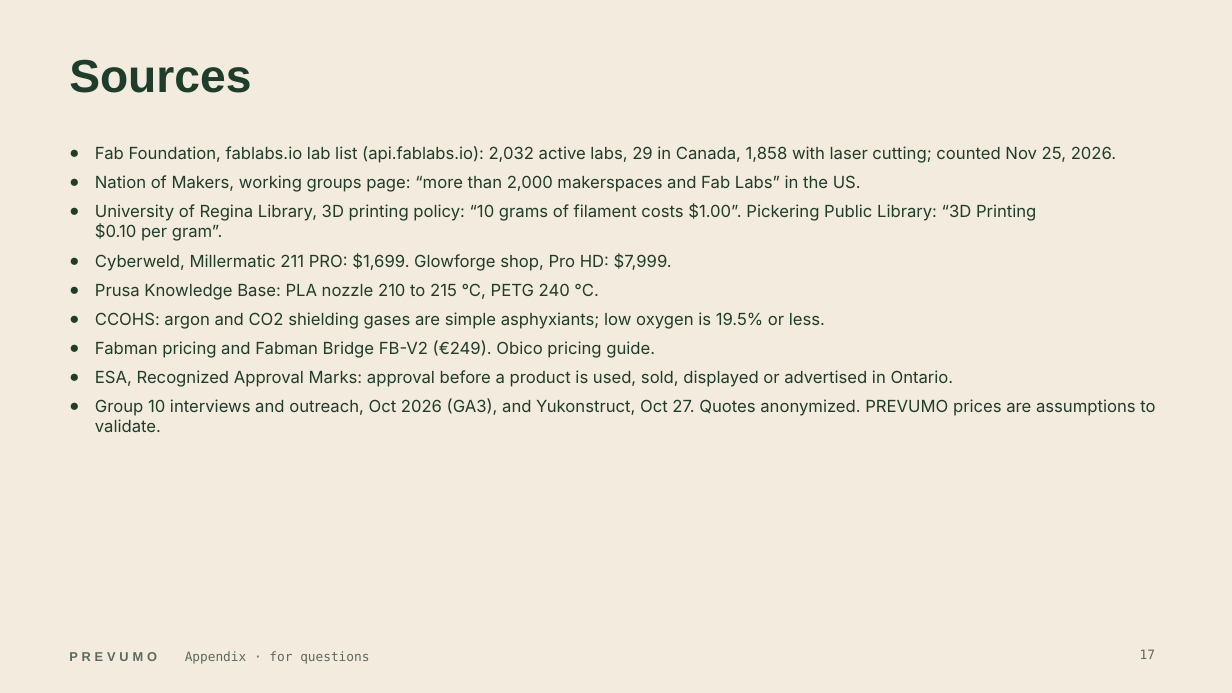
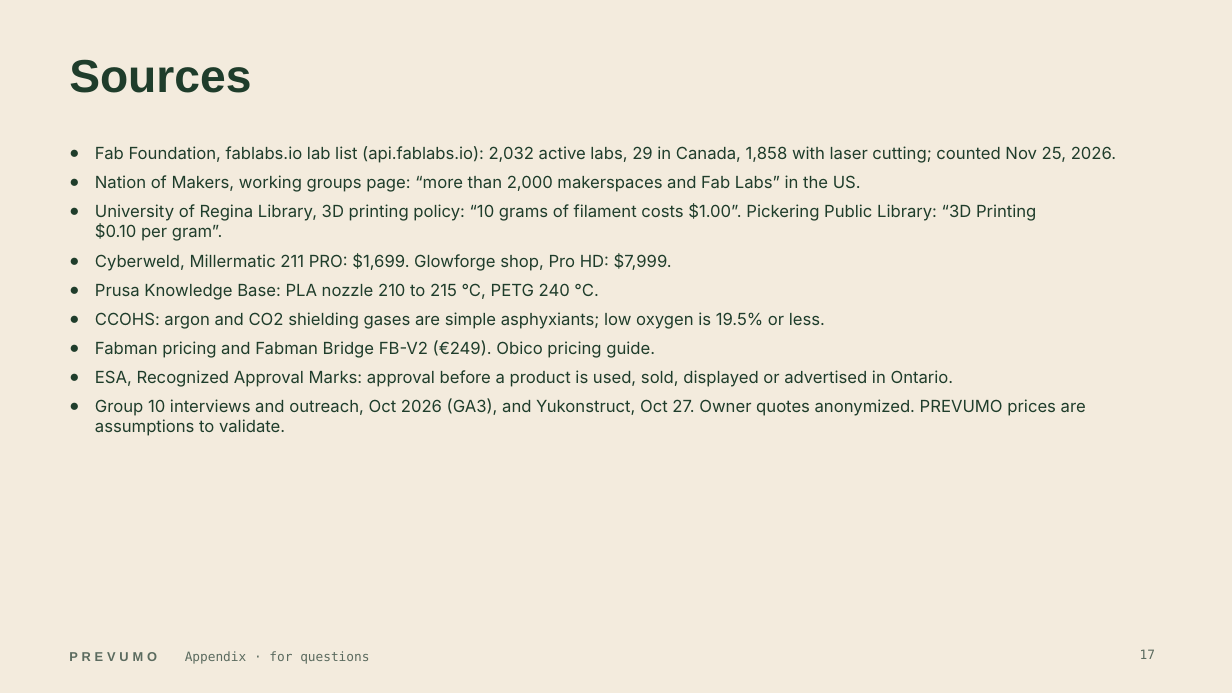
Before and after one commit to WAHB22/wahbs-world, a slide deck: slide 17 of prevumo/deliverables/final/PREVUMO-final.pptx. Drawn at 1232x693 pixels with LibreOffice and Linux fonts; fonts in the diff are those of the drawing. Boxes give left, top, right and bottom in pixels: in the first picture for what was removed or moved away, otherwise in the second. Text is boxed around its words. In the diff, an @@ line names an element or a change of style, - is before the commit and + after.

```diff
--- a/prevumo/deliverables/final/PREVUMO-final.pptx
+++ b/prevumo/deliverables/final/PREVUMO-final.pptx
@@ text at box(95, 398, 1086, 436): text changed @@
-● Group 10 interviews and outreach, Oct 2026 (GA3), and Yukonstruct, Oct 27. Quotes anonymized. PREVUMO prices are assumptions to validate.
+● Group 10 interviews and outreach, Oct 2026 (GA3), and Yukonstruct, Oct 27. Owner quotes anonymized. PREVUMO prices are assumptions to validate.
```
Also in this commit, not shown: 9 other slides changed, 17 other files.
